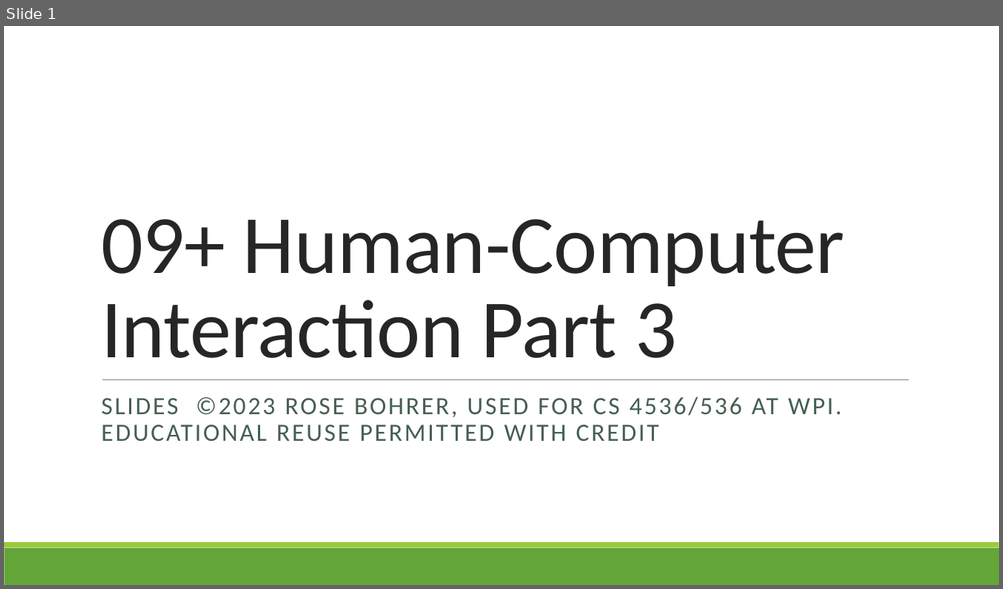
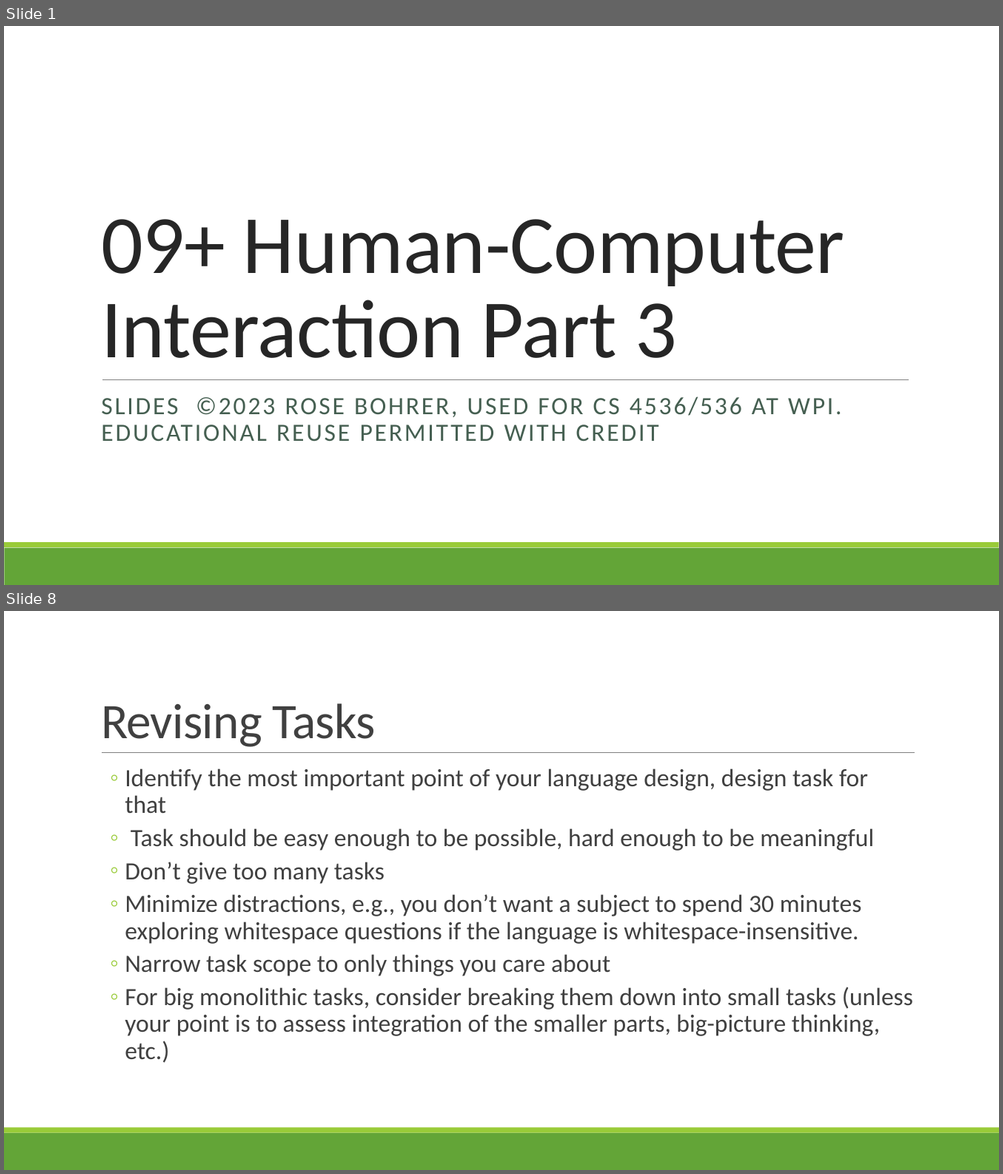
Before and after one commit to rbohrer/pl-course, a slide deck: LectureSlides/09Design3.pptx. Shown one above the other, each under a label of ours: slide 1 before the commit, slides 1 and 8 after it; the slides between them are not shown. The pictures are 1003x589 and 1003x1174 pixels, drawn with LibreOffice and Linux fonts; fonts in the diff are those of the drawing. Boxes give left, top, right and bottom in pixels: in the first picture for what was removed or moved away, otherwise in the second. Text is boxed around its words. In the diff, an @@ line names an element or a change of style, - is before the commit and + after.

```diff
--- a/LectureSlides/09Design3.pptx
+++ b/LectureSlides/09Design3.pptx
@@ slide 8 added at bbox=[4, 611, 999, 1170], background #FFFFFF; not listed: 2 template elements that a slide beside it also shows @@
@@ title added at bbox=[101, 703, 375, 747], 48 pt, text #404040 @@
+Revising Tasks
@@ line added from (102, 753) to (915, 753), #808080 0.5 pt @@
@@ text added at bbox=[125, 769, 913, 1063], 24 pt, text #404040 @@
+  ◦ Identify the most important point of your language design, design task for that
+  ◦ Task should be easy enough to be possible, hard enough to be meaningful
+  ◦ Don’t give too many tasks
+  ◦ Minimize distractions, e.g., you don’t want a subject to spend 30 minutes exploring whitespace questions if the language is whitespace-insensitive.
+  ◦ Narrow task scope to only things you care about
+  ◦ For big monolithic tasks, consider breaking them down into small tasks (unless your point is to assess integration of the smaller parts, big-picture thinking, etc.)
```
Also in this commit, not shown: 10 other slides added.
